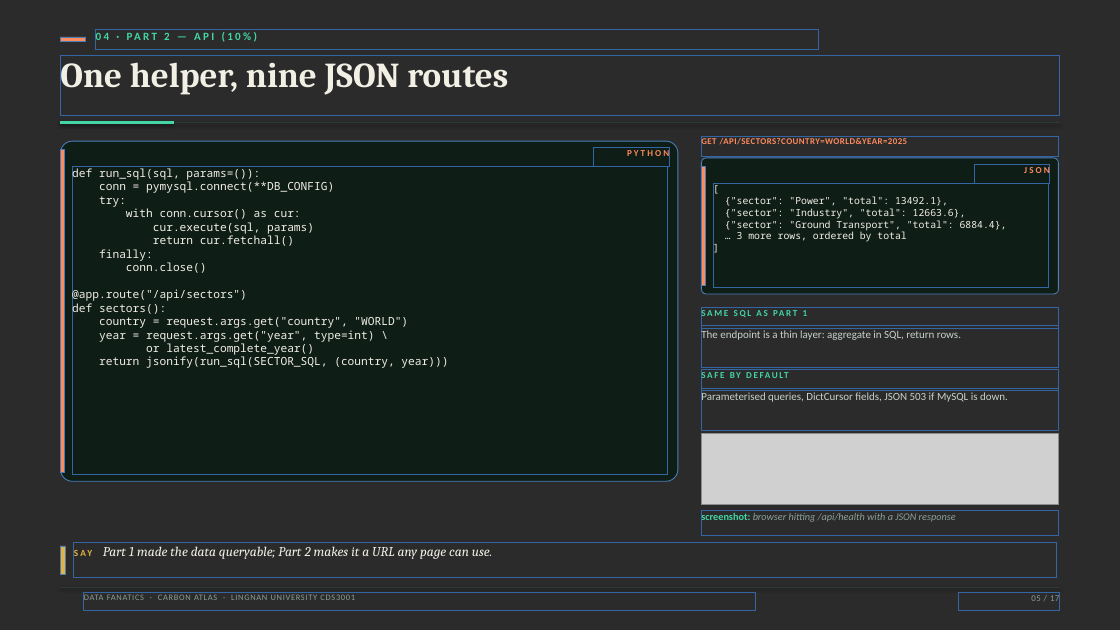
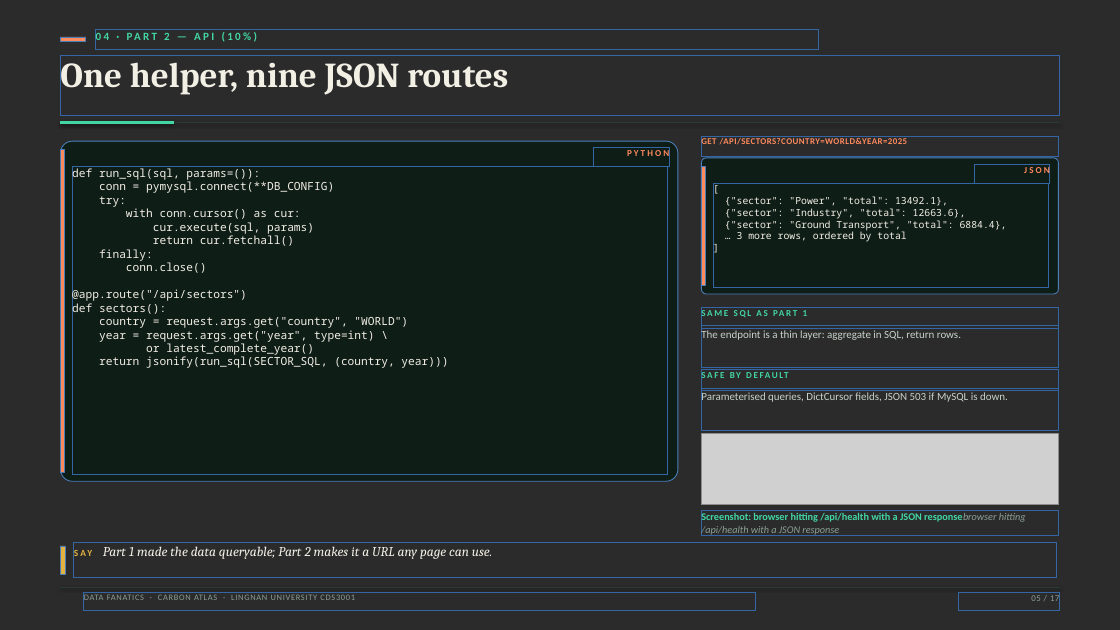
Before and after one commit to AaaaaronLIN/carbon-atlas-cds3001, a slide deck: slide 5 of deliverable/Carbon_Atlas_Deck.pptx. Drawn at 1120x630 pixels with LibreOffice and Linux fonts; fonts in the diff are those of the drawing; grey boxes stand for pictures; background and template pictures are left out; a plain dark background stands for a picture behind light text. Boxes give left, top, right and bottom in pixels: in the first picture for what was removed or moved away, otherwise in the second. Text is boxed around its words. In the diff, an @@ line names an element or a change of style, - is before the commit and + after.

```diff
--- a/deliverable/Carbon_Atlas_Deck.pptx
+++ b/deliverable/Carbon_Atlas_Deck.pptx
@@ text at [701,512,1026,536]: text changed; text colour #8CA096 to #43D6A4; bold on; italic off @@
-screenshot: browser hitting /api/health with a JSON response
+Screenshot: browser hitting /api/health with a JSON responsebrowser hitting /api/health with a JSON response
```
Also in this commit, not shown: 10 other slides changed, 5 other files.
